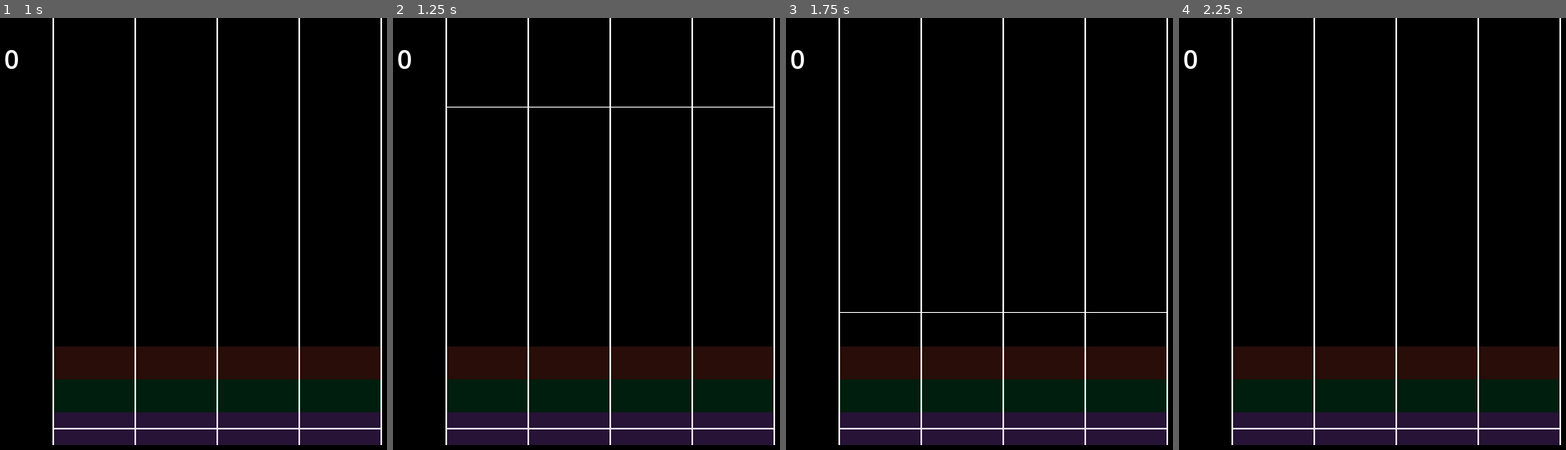
Above: before the commit, frames 1-4 (left to right).
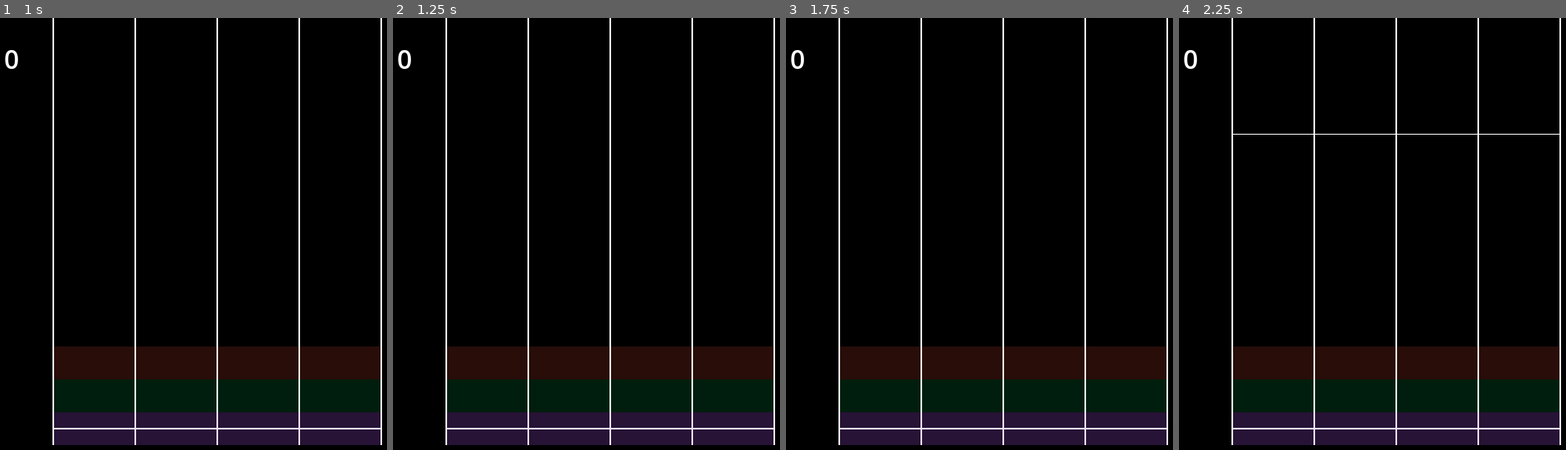
Above: after the commit, the same moments.

Repository: scenent/gd-rhythm
Game: Godot game, scene res://main.tscn
Same seed, same stepped clock (60 frames per second), same inputs: the game is played once before the commit and once after it. Sound files missing from this copy of the repository are replaced by a short silence.
Inputs:
- Up to frame 1 (1 s): tap Enter at 0.5 s
- Up to frame 2 (1.25 s): no input
- Up to frame 3 (1.75 s): tap Space at 1.25 s
- Up to frame 4 (2.25 s): tap Enter at 2 s

Frame 1 is identical in both runs. In frame 2, 0.2% of the frame differs, in the area x 13-99%, y 20-21%; in frame 3, 0.2%; in frame 4, 0.2%.

Commit message:
Update main.gd

Diff:
--- a/main.gd
+++ b/main.gd
@@ -13,7 +13,7 @@
 # 오디오 플레이어 노드 경로
 @export_node_path("AudioStreamPlayer") var audio
 # 노트 씬 미리 로드
-@onready var noteScene : PackedScene = preload("res://note.tscn")
+@onready var noteScene : Note = preload("res://note.tscn").instantiate()
 # 노트가 (y=0) 부터 (y=PERFECT_YPOS) 까지 내려오는 시간
 var speed : float = 1.0
 # 4개의 채널에 해당하는 노트 정보
@@ -149,10 +149,12 @@
 		OS.alert("Please add enough space after the music, or decrease the ENDPOS_BIAS")
 	subLineArray = getSubLineArr(endPos, speed, SUBLINE_LENGTH)
 	maximumScore = getMaximumScore(noteArray)
-	get_node(audio).play()
 	if (AUTOPLAY):
 		$isautoplay.visible = true
 		print("AUTO PLAYING...")
+	await get_tree().create_timer(1.0).timeout
+	print("Game Start")
+	get_node(audio).play()
 	set_physics_process(true)
 
 func _physics_process(_delta) -> void:
@@ -178,7 +180,7 @@
 	# 노트 생성
 	for i in range(0, 4):
 		if (noteArray[i] and noteArray[i][0][0] <= currentSongPos):
-			var note : Note = noteScene.instantiate()
+			var note : Note = noteScene.duplicate()
 			var info : Array = noteArray[i].pop_front()
 			if (len(info) == 1):
 				# 일반 노트 생성
